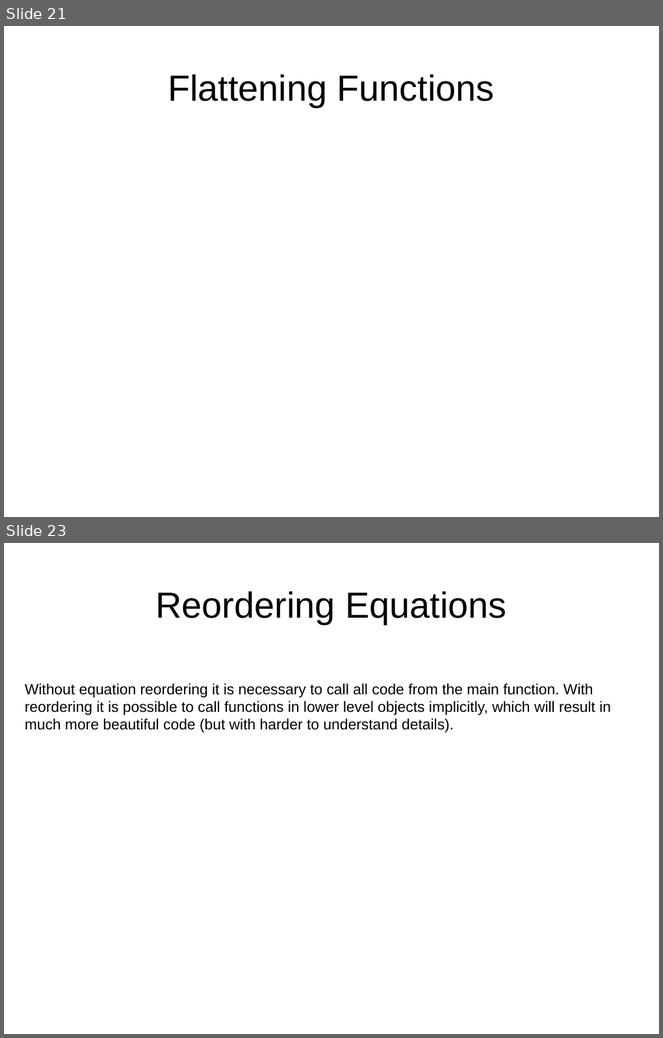
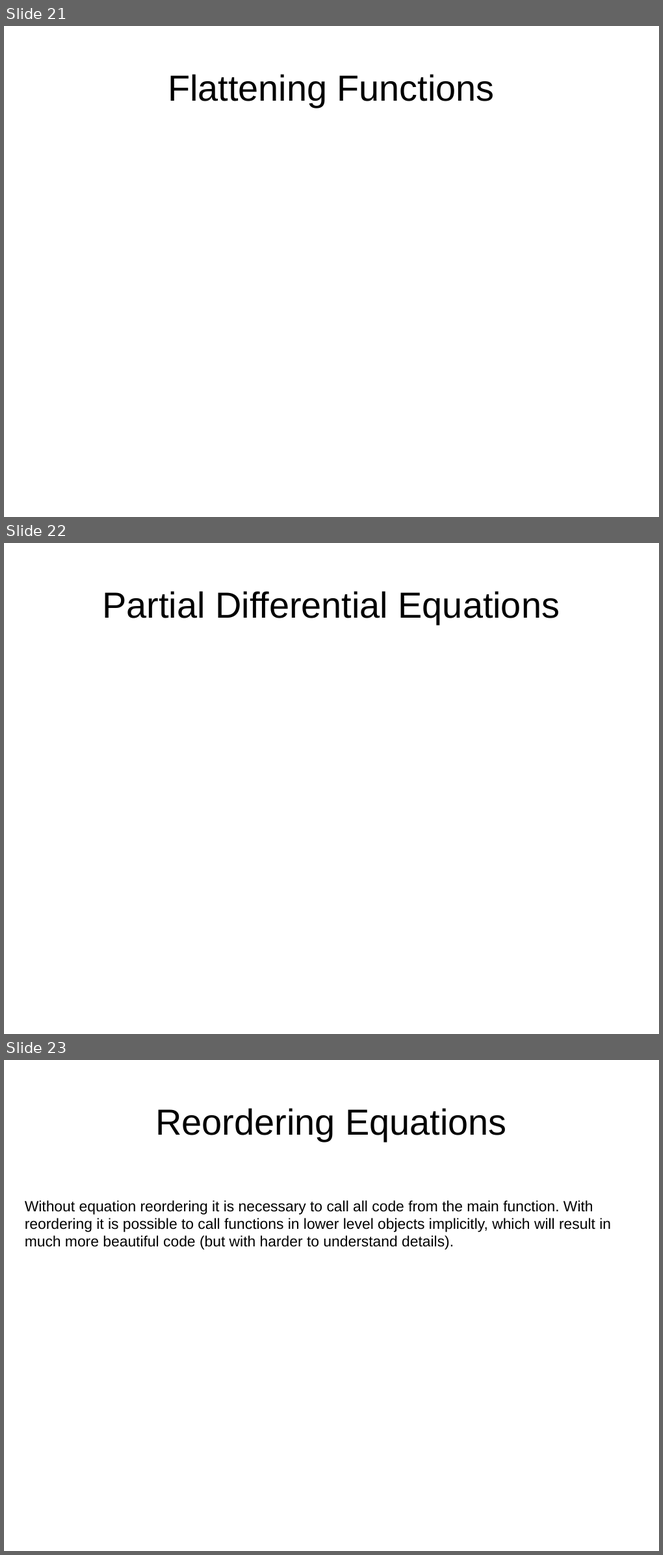
Before and after one commit to eike-welk/freeode, a slide deck: freeode_py/SIML Compiler Outline.odp. Shown one above the other, each under a label of ours: slides 21 and 23 before the commit, slides 21, 22 and 23 after it; the slides between them are not shown. The pictures are 663x1038 and 663x1555 pixels, drawn with LibreOffice and Linux fonts; fonts in the diff are those of the drawing. Boxes give left, top, right and bottom in pixels: in the first picture for what was removed or moved away, otherwise in the second. Text is boxed around its words. In the diff, an @@ line names an element or a change of style, - is before the commit and + after.

```diff
--- a/freeode_py/SIML Compiler Outline.odp
+++ b/freeode_py/SIML Compiler Outline.odp
@@ slide 22 added at <box>4,543,659,1034</box>, background #FFFFFF @@
@@ title added at <box>103,591,560,624</box>, 44 pt, text #000000 @@
+Partial Differential Equations
```
Also in this commit, not shown: 1 other slide added, 1 slide removed, 5 other files.
